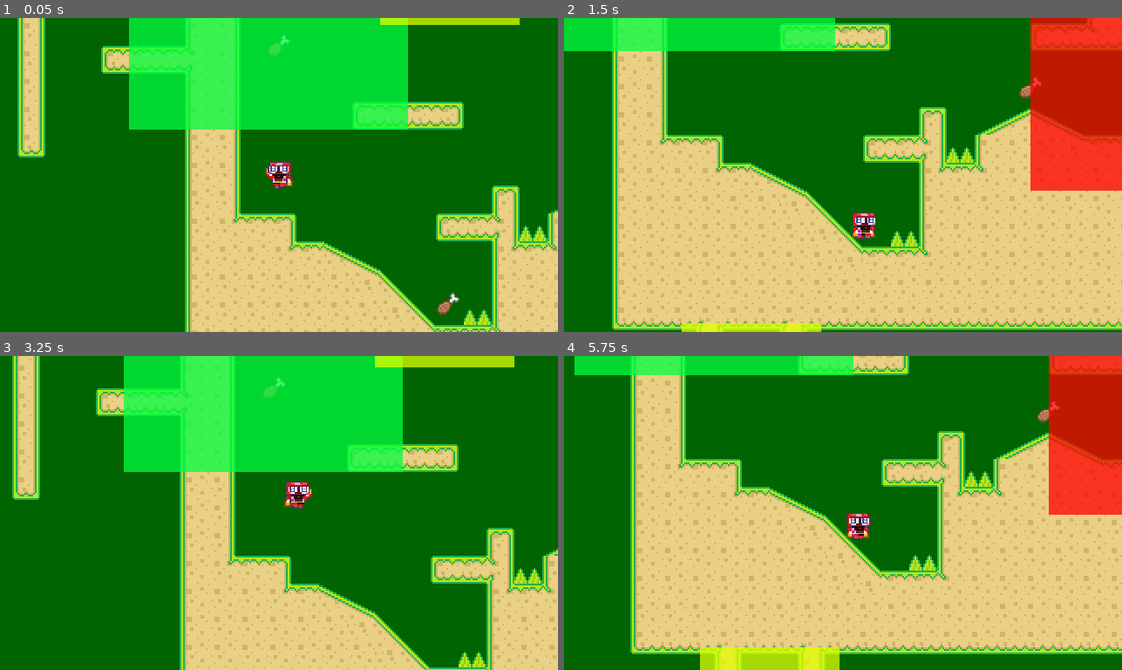
Above: before the commit, frames 1-4 (two rows, left to right).
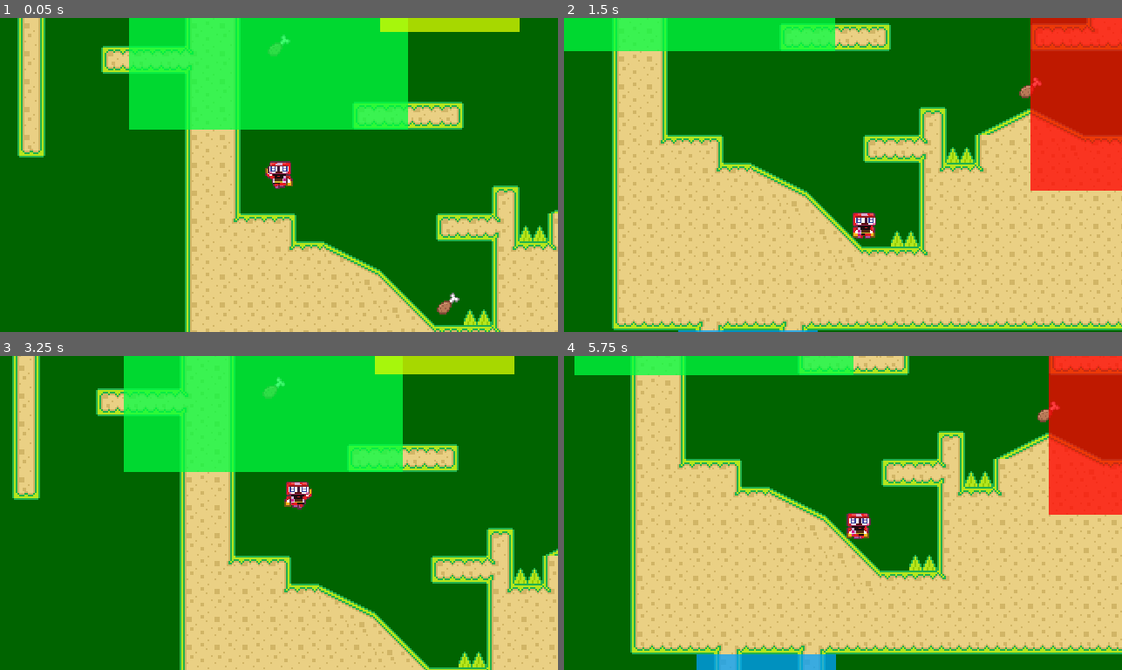
Above: after the commit, the same moments.

Repository: TeoRam23/GodotPlatformer
Game: Godot game, scene res://scenes/level_one.tscn
Same seed, same stepped clock (60 frames per second), same inputs: the game is played once before the commit and once after it.
Inputs:
- Up to frame 1 (0.05 s): no input
- Up to frame 2 (1.5 s): hold D (right) from 0.53 s (still down); tap W (jump) at 0.77 s
- Up to frame 3 (3.25 s): tap W (jump) at 1.52, 3.02 s; release D (right) at 2.03 s; hold A (left) 2.03-2.78 s; hold D (right) from 2.78 s (still down)
- Up to frame 4 (5.75 s): tap W (jump) at 3.77, 4.52 s; release D (right) at 4.28 s; hold A (left) 4.28-5.03 s; hold D (right) from 5.03 s (still down)

The runs differ from the first frame. In frame 1, 0.6% of the frame differs, in the area x 68-94%, y 2-5%; in frame 2, 0.7%; in frame 3, 0.6%; in frame 4, 1.8%, in the area x 23-50%, y 92-100%.

Commit message:
begynte på bedre spinning

Diff:
--- a/scenes/gravity.tscn
+++ b/scenes/gravity.tscn
@@ -3,6 +3,7 @@
 [ext_resource type="Script" path="res://scripts/gravity.gd" id="1_efsg4"]
 
 [sub_resource type="RectangleShape2D" id="RectangleShape2D_tx74o"]
+size = Vector2(20, 20)
 
 [sub_resource type="CanvasTexture" id="CanvasTexture_7ulbw"]
 specular_color = Color(0, 0.909804, 0.211765, 1)
@@ -13,9 +14,11 @@
 script = ExtResource("1_efsg4")
 
 [node name="CollisionShape2D" type="CollisionShape2D" parent="."]
+position = Vector2(10, -10)
 shape = SubResource("RectangleShape2D_tx74o")
 
 [node name="Sprite2D" type="Sprite2D" parent="."]
 modulate = Color(0, 0.909804, 0.211765, 0.454902)
+position = Vector2(10, -10)
 scale = Vector2(20, 20)
 texture = SubResource("CanvasTexture_7ulbw")
--- a/scenes/level_one.tscn
+++ b/scenes/level_one.tscn
@@ -14,7 +14,7 @@
 position = Vector2(38, 58)
 
 [node name="LevelTileMap2" parent="." index="2" instance=ExtResource("5_ho688")]
-layer_0/tile_data = PackedInt32Array(458754, 65536, 1, 45875 …(4749 unchanged characters)… , -3, 65536, 3, -2, 65536, 3, -2359253, 131072, 0, -2359254, 65536, 0, -2359255, 65536, 0, -2359256, 0, 0, -2293720, 0, 1, -2293719, 65536, 1, -2228183, 65536, 1, -2228184, 0, 1, -2162648, 0, 2, -2162647, 65536, 2, -2228182, 65536, 1, -2228181, 131072, 1, -2293717, 131072, 1, -2293718, 65536, 1, -2162646, 65536, 2, -2162645, 131072, 2)
+layer_0/tile_data = PackedInt32Array(458754, 65536, 1, 45875 …(4749 unchanged characters)… , -3, 65536, 3, -2, 65536, 3, -2359253, 65536, 1, -2359254, 65536, 1, -2359255, 65536, 1, -2359256, 0, 1, -2293720, 0, 1, -2293719, 65536, 1, -2228183, 65536, 1, -2228184, 0, 1, -2162648, 0, 2, -2162647, 65536, 2, -2228182, 65536, 1, -2228181, 65536, 1, -2293717, 65536, 1, -2293718, 65536, 1, -2162646, 65536, 2, -2162645, 65536, 2, -2359252, 131072, 1, -2293716, 131072, 1, -2228180, 131072, 1, -2162644, 131072, 2, -2424792, 0, 0, -2424791, 65536, 0, -2424790, 65536, 0, -2424789, 65536, 0, -2424788, 131072, 0)
 layer_1/tile_data = PackedInt32Array(524295, 393220, 0, 458758, 393220, 0, 393221, 196612, 0, 393220, 131076, 0, 393219 …(283 unchanged characters)…
 
 [node name="LevelTileMap" parent="." index="3"]
@@ -44,64 +44,104 @@
 [node name="Chick4" parent="." index="11" instance=ExtResource("4_ktd42")]
 position = Vector2(38, -16)
 
-[node name="gravity6" parent="." index="12" instance=ExtResource("6_apjpk")]
-position = Vector2(206, -190)
-scale = Vector2(5, -5)
-area_direction = -135.0
-
-[node name="gravity" parent="." index="13" instance=ExtResource("6_apjpk")]
-position = Vector2(32, -48)
+[node name="gravity" parent="." index="12" instance=ExtResource("6_apjpk")]
+position = Vector2(-48, 32)
 scale = Vector2(8, 8)
 area_direction = 90.0
 
-[node name="gravity2" parent="." index="14" instance=ExtResource("6_apjpk")]
-position = Vector2(136, -80)
+[node name="gravity2" parent="." index="13" instance=ExtResource("6_apjpk")]
+position = Vector2(96, -56)
 scale = Vector2(4, 2)
 area_direction = 179.99
 
-[node name="gravity3" parent="." index="15" instance=ExtResource("6_apjpk")]
-position = Vector2(304, 32)
+[node name="gravity3" parent="." index="14" instance=ExtResource("6_apjpk")]
+position = Vector2(224, 112)
 scale = Vector2(8, 8)
 area_direction = 270.0
 
-[node name="gravity4" parent="." index="16" instance=ExtResource("6_apjpk")]
-position = Vector2(64, 248)
+[node name="gravity4" parent="." index="15" instance=ExtResource("6_apjpk")]
+position = Vector2(22, 312)
 scale = Vector2(4, 6)
+area_direction = 180.0
 
-[node name="gravity5" parent="." index="17" instance=ExtResource("6_apjpk")]
-position = Vector2(136, -48)
+[node name="gravity5" parent="." index="16" instance=ExtResource("6_apjpk")]
+position = Vector2(96, -24)
 scale = Vector2(4, 2)
 
-[node name="gravity7" parent="." index="18" instance=ExtResource("6_apjpk")]
-position = Vector2(306, -190)
+[node name="gravity7" parent="." index="17" instance=ExtResource("6_apjpk")]
+position = Vector2(268, -172)
 scale = Vector2(5, 5)
 area_direction = 135.0
 
-[node name="gravity8" parent="." index="19" instance=ExtResource("6_apjpk")]
-position = Vector2(206, -290)
-scale = Vector2(5, -5)
-area_direction = -45.0
-
-[node name="gravity9" parent="." index="20" instance=ExtResource("6_apjpk")]
-position = Vector2(306, -290)
+[node name="gravity9" parent="." index="18" instance=ExtResource("6_apjpk")]
+position = Vector2(268, -272)
 scale = Vector2(5, 5)
 area_direction = 45.0
 
-[node name="gravity10" parent="." index="21" instance=ExtResource("6_apjpk")]
-position = Vector2(-70, -221)
-scale = Vector2(5, -5)
-area_direction = 270.0
+[node name="gravity11" parent="." index="19" instance=ExtResource("6_apjpk")]
+position = Vector2(-20, -172)
+scale = Vector2(5, 5)
+area_direction = 180.0
 
-[node name="gravity11" parent="." index="22" instance=ExtResource("6_apjpk")]
-position = Vector2(30, -221)
-scale = Vector2(5, 5)
-area_direction = 179.99
-
-[node name="gravity12" parent="." index="23" instance=ExtResource("6_apjpk")]
-position = Vector2(-70, -321)
-scale = Vector2(5, -5)
-
-[node name="gravity13" parent="." index="24" instance=ExtResource("6_apjpk")]
-position = Vector2(30, -321)
+[node name="gravity13" parent="." index="20" instance=ExtResource("6_apjpk")]
+position = Vector2(-20, -272)
 scale = Vector2(5, 5)
 area_direction = 90.0
+
+[node name="gravity14" parent="." index="21" instance=ExtResource("6_apjpk")]
+position = Vector2(640, -432)
+scale = Vector2(4, 4)
+area_direction = 180.0
+
+[node name="gravity12" parent="." index="22" instance=ExtResource("6_apjpk")]
+position = Vector2(-120, -172)
+scale = Vector2(5, 5)
+area_direction = -90.0
+
+[node name="gravity15" parent="." index="23" instance=ExtResource("6_apjpk")]
+position = Vector2(-120, -272)
+scale = Vector2(5, 5)
+
+[node name="gravity16" parent="." index="24" instance=ExtResource("6_apjpk")]
+position = Vector2(168, -172)
+scale = Vector2(5, 5)
+area_direction = -135.0
+
+[node name="gravity17" parent="." index="25" instance=ExtResource("6_apjpk")]
+position = Vector2(168, -272)
+scale = Vector2(5, 5)
+area_direction = -45.0
+
+[node name="gravity18" parent="." index="26" instance=ExtResource("6_apjpk")]
+position = Vector2(720, -512)
+scale = Vector2(4, 4)
+area_direction = 90.0
+
+[node name="gravity19" parent="." index="27" instance=ExtResource("6_apjpk")]
+position = Vector2(560, -512)
+scale = Vector2(4, 4)
+area_direction = -90.0
+
+[node name="gravity20" parent="." index="28" instance=ExtResource("6_apjpk")]
+position = Vector2(640, -592)
+scale = Vector2(4, 4)
+
+[node name="gravity21" parent="." index="29" instance=ExtResource("6_apjpk")]
+position = Vector2(560, -432)
+scale = Vector2(4, 4)
+area_direction = -135.0
+
+[node name="gravity22" parent="." index="30" instance=ExtResource("6_apjpk")]
+position = Vector2(560, -592)
+scale = Vector2(4, 4)
+area_direction = -45.0
+
+[node name="gravity23" parent="." index="31" instance=ExtResource("6_apjpk")]
+position = Vector2(720, -592)
+scale = Vector2(4, 4)
+area_direction = 45.0
+
+[node name="gravity24" parent="." index="32" instance=ExtResource("6_apjpk")]
+position = Vector2(720, -432)
+scale = Vector2(4, 4)
+area_direction = 135.0
--- a/scripts/gravity.gd
+++ b/scripts/gravity.gd
@@ -5,6 +5,8 @@
 @export var area_direction = 0.0
 
 func _ready():
+	if area_direction == 180 or area_direction == -180:
+		area_direction = 179.999
 	if area_direction > 180 or area_direction < -180:
 		area_direction -= 180 * sign(area_direction)
 		area_direction *= -1
--- a/scripts/player.gd
+++ b/scripts/player.gd
@@ -34,12 +34,12 @@
 	update_animation(input_axis)
 	var was_on_floor = is_on_floor()
 
-	print("1, ",velocity, " og ", prevelocity)
+#	print("1, ",velocity, " og ", prevelocity)
 	gravity_check()
 	gravity_calculation()
 
 	move_and_slide()
-	print("2, ",velocity, " og ", prevelocity)
+#	print("2, ",velocity, " og ", prevelocity)
 	var just_left_ledge = was_on_floor and not is_on_floor() and prevelocity.y >= 0
 	if just_left_ledge:
 		coyotejump_timer.start()
@@ -171,7 +171,7 @@
 				if gravity_direction == clamp(gravity_direction, 67.5, 112.5) or gravity_direction == clamp(gravity_direction, -112.5, -67.5) or gravity_direction == clamp(gravity_direction, 247.5, 292.5):
 					prevelocity.x = (-1 * velocity.x * cos(radians) - velocity.y * sin(radians)) * -1
 					prevelocity.y = (velocity.x * sin(radians) + velocity.y * cos(radians)) * -1
-					print("hæ")
+#					print("hæ")
 
 				elif gravity_direction == clamp(gravity_direction, 22.5, 67.5) or gravity_direction == clamp(gravity_direction, -67.5, -22.5) or gravity_direction == clamp(gravity_direction, 112.5, 157.5) or gravity_direction == clamp(gravity_direction, -157.5, -112.5):
 					prevelocity.x = (-1 * velocity.x * cos(radians) - velocity.y * sin(radians)) * -0.707107
@@ -180,11 +180,11 @@
 				else:
 					prevelocity.x = (velocity.x * cos(radians) - velocity.y * sin(radians))
 					prevelocity.y = (velocity.x * sin(radians) + velocity.y * cos(radians))
-					print("hoo")
+#					print("hoo")
 		#
-				print(velocity.x * cos(radians), " - ", velocity.y * sin(radians))
-				print(velocity.x * sin(radians), " + ", velocity.y * cos(radians))
-				print(prevelocity, ", velelv, ", velocity)
+#				print(velocity.x * cos(radians), " - ", velocity.y * sin(radians))
+#				print(velocity.x * sin(radians), " + ", velocity.y * cos(radians))
+#				print(prevelocity, ", velelv, ", velocity)
 				# ÆÆÆÆÆÆÆÆÆÆÆÆ chatgpt help me
 #				prevelocity.x = (velocity.x * cos(radians) - velocity.y * sin(radians)) * -1
 #				prevelocity.y = (velocity.x * sin(radians) + velocity.y * cos(radians)) * -1
@@ -247,8 +247,13 @@
 	var radians = deg_to_rad(gravity_direction)
 	velocity = prevelocity.rotated(radians)
 	up_direction = Vector2(sin(radians), -cos(radians))
-	print(up_direction)
+#	print(up_direction)
 	# kanskje gjøre noe som gjør at den alltid gjør minimal spinning? aner ikke hvordan da
+	var differanse = abs(abs(rotation_degrees)-abs(gravity_direction))
+	if differanse != 0:
+		print(differanse)
+	if differanse > 180:
+		print("oOOOOOOOOOOOOOOOOOOOOOOOOOOOOOOOOOOOOOOOOOOOOOOOOOOOOOOOOOOOOOOOOOOOOOOOOOOOOOOOo")
 	rotation_degrees = move_toward(rotation_degrees, gravity_direction, rotation_speed)
 
 #	if gravity_direction == 1:
